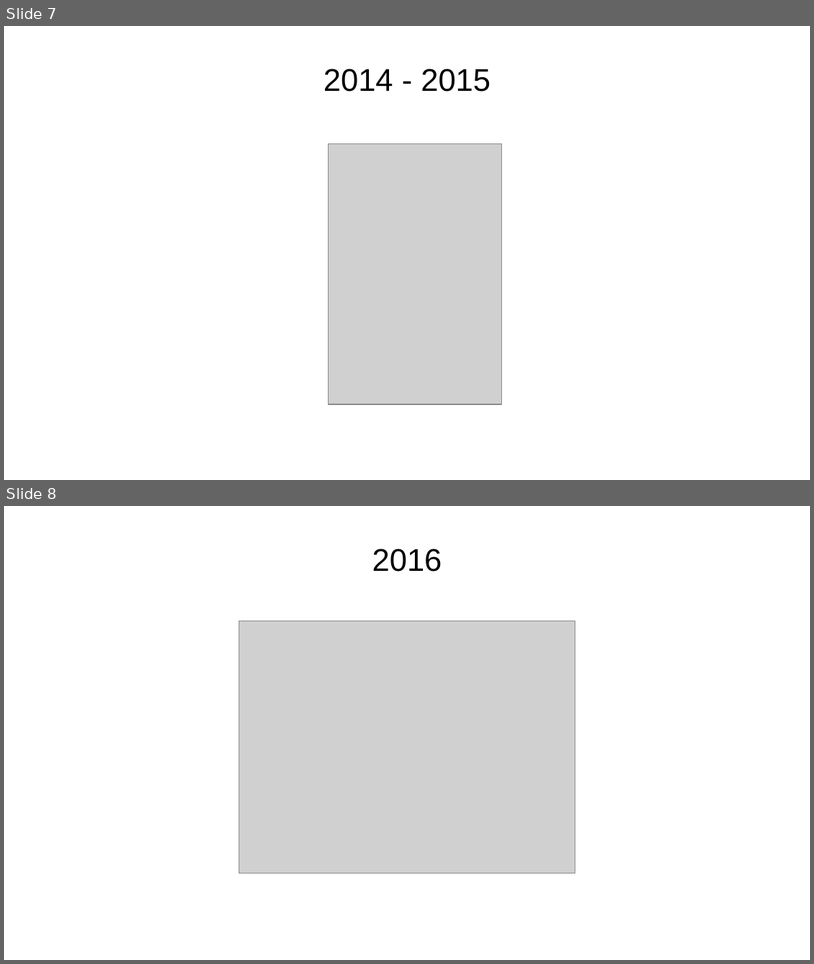
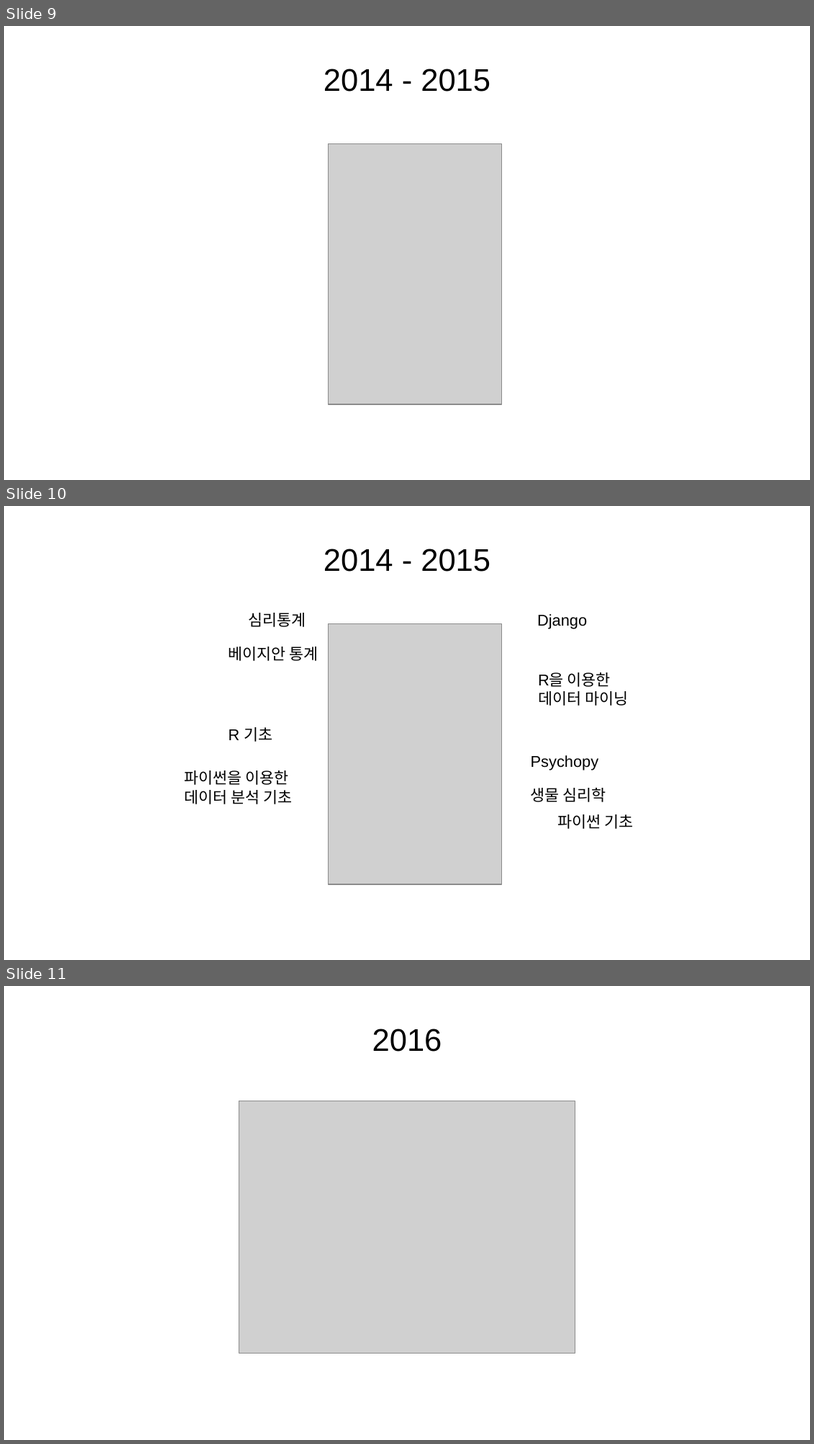
Before and after one commit to KaggleBreak/studybreak, a slide deck: 2017/presentation/study/싸이그래머_소개_스터디뽀개기2017.pptx. Shown one above the other, each under a label of ours: slides 7 and 8 before the commit, slides 9, 10 and 11 after it. The pictures are 814x964 and 814x1444 pixels, drawn with LibreOffice and Linux fonts; fonts in the diff are those of the drawing; grey boxes stand for pictures. Boxes give left, top, right and bottom in pixels: in the first picture for what was removed or moved away, otherwise in the second. Text is boxed around its words. In the diff, an @@ line names an element or a change of style, - is before the commit and + after.

```diff
--- a/2017/presentation/study/싸이그래머_소개_스터디뽀개기2017.pptx
+++ b/2017/presentation/study/싸이그래머_소개_스터디뽀개기2017.pptx
@@ slide 10 added at (4,506,810,960), background #FFFFFF @@
@@ title added at (324,548,491,572), 28 pt, text #000000 @@
+2014 - 2015
@@ text added at (249,613,306,627), 14 pt, text #000000 @@
+심리통계
@@ picture added at (328,624,502,884) @@
@@ text added at (538,614,587,629), 14 pt, text #000000 @@
+Django
@@ text added at (229,646,319,661), 14 pt, text #000000 @@
+베이지안 통계
@@ text added at (538,672,628,705), 14 pt, text #000000 @@
+R을 이용한 데이터 마이닝
@@ text added at (229,727,273,741), 14 pt, text #000000 @@
+R 기초
@@ text added at (531,755,599,770), 14 pt, text #000000 @@
+Psychopy
@@ text added at (184,770,292,804), 14 pt, text #000000 @@
+파이썬을 이용한 데이터 분석 기초
@@ text added at (531,788,607,802), 14 pt, text #000000 @@
+생물 심리학
@@ text added at (558,814,633,829), 14 pt, text #000000 @@
+파이썬 기초
@@ what was slide 7 is now slide 9 @@
@@ what was slide 8 is now slide 11 @@
```
Also in this commit, not shown: 4 other slides added, 1 slide removed.
